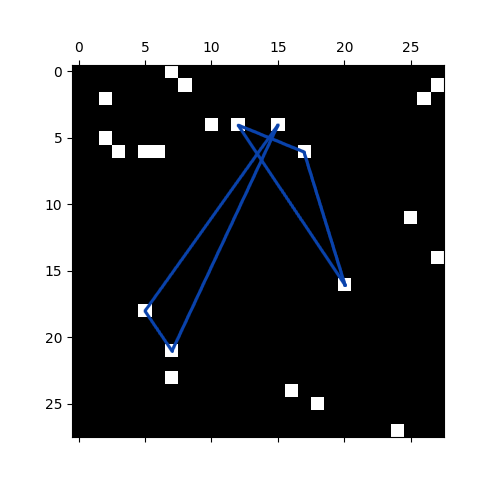
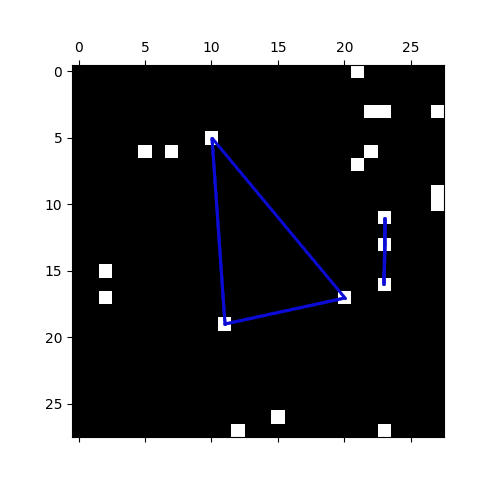
Two versions of the same layered image (480 × 480). Layer-by-layer changes:
removed layer "Layer" over box(143, 123, 347, 353)
painted on "starndx3_example.png" over box(99, 66, 444, 437)
